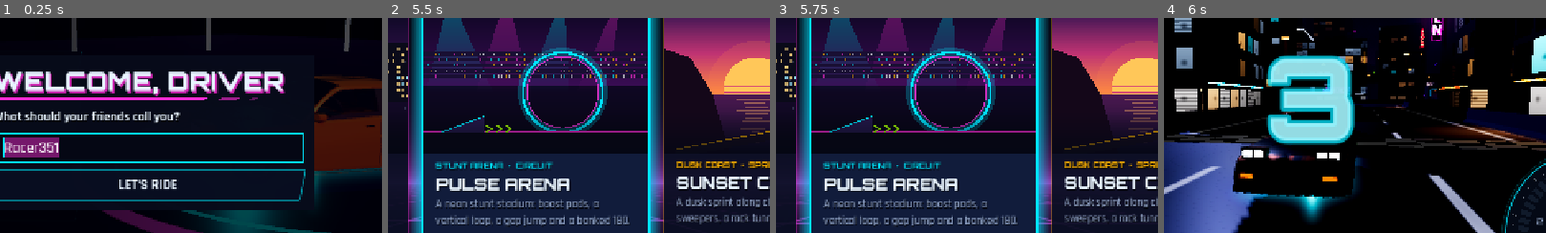
Above: before the commit, frames 1-4 (left to right).
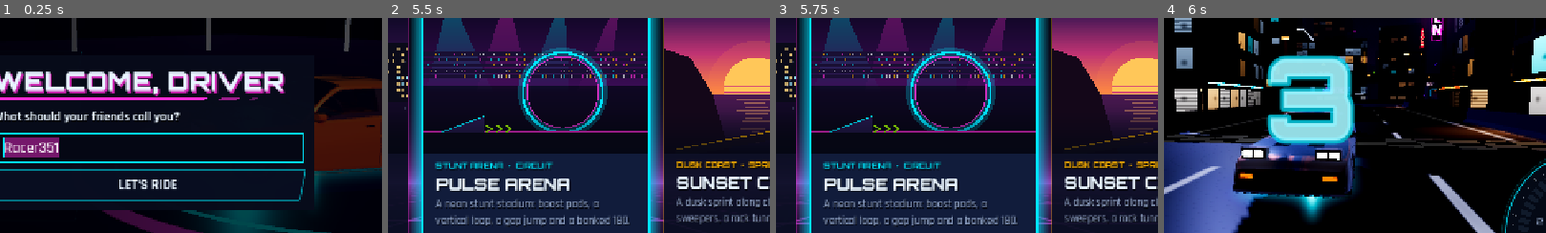
Above: after the commit, the same moments.

Repository: khanhonthetrack/speedfest
Game: Godot game, scene res://ui/main_menu.tscn
Two runs of this game, one before a commit and one after it. Both use one fixed random seed, a clock stepped at 60 frames per second and the inputs below.
Inputs (mouse positions are % of the whole screen's width and height, from its top left):
- Up to frame 1 (0.25 s): no input
- Up to frame 2 (5.5 s): tap Enter at 0.5, 5.1 s; move the mouse to (72, 45) at 0.52 s; hold D (steer_right) 0.53-1.25 s; hold C (camera_cycle) 0.53-1.25 s; click (72, 45) at 0.67 s; drag from (30, 55) to (45, 70) at 1.27 s; move the mouse to (60, 28) at 2.02 s; hold D (steer_right) 2.03-2.75 s; hold Q (look_back) 2.03-2.75 s; drag from (45, 70) to (20, 35) at 2.77 s; move the mouse to (80, 65) at 3.52 s; hold A (steer_left) 3.53-4.25 s; tap N at 3.6 s; drag from (20, 35) to (35, 25) at 4.27 s; move the mouse to (55, 50) at 5.02 s; hold S (brake) from 5.03 s (still down); click (55, 50) at 5.17 s
- Up to frame 3 (5.75 s): keep holding S (brake)
- Up to frame 4 (6 s): release S (brake) at 5.75 s; click (19, 53) at 5.77 s
The pictures show only the part of the screen within x 31-81%, y 23-73%; the shares and areas given below are measured in that part.

Frames 1-3 are identical in both runs. In frame 4, 3.3% of the frame differs, in the area x 18-51%, y 43-84%.

Commit message:
visuals: night rim on car paint so cars read on dark tracks; docs: owner feedback on track style
Co-Authored-By: Claude Opus 5.5 <noreply@anthropic.com>
Claude-Session: https://claude.ai/code/session_01FScTiQ4vwQQ8wktXzQJ6Ey

Diff:
--- a/game/cars/visual/car_visual.gd
+++ b/game/cars/visual/car_visual.gd
@@ -68,6 +68,9 @@
 
 static var _trim_mat: StandardMaterial3D
 static var _chrome_mat: StandardMaterial3D
+## Night readability for every CarVisual built from now on (0 = off). The race scene sets it per
+## track theme (dark city/arena) and resets it on exit, so garage/menu cars are unaffected.
+static var night_rim := 0.0
 
 
 func _init() -> void:
@@ -566,6 +569,7 @@
 
 func _apply_materials() -> void:
 	var g := shape.g
+	_paint_mat.set_shader_parameter("night_rim", night_rim)
 	_paint_mat.set_shader_parameter("paint_color", Color(String(style["paint"])))
 	_paint_mat.set_shader_parameter("accent_color", Color(String(style["accent"])))
 	_paint_mat.set_shader_parameter("finish", maxi(CarDefs.FINISHES.find(String(style["finish"])), 0))
--- a/game/race/race.gd
+++ b/game/race/race.gd
@@ -123,6 +123,8 @@
 	if track.get_parent() == null:
 		add_child(track)
 	checkpoint_count = track.checkpoint_count
+	# Dark themes: give car paint a self-lit rim so cars read at night (see car_paint.gdshader).
+	CarVisual.night_rim = {"city": 1.0, "arena": 0.5}.get(TrackDefs.theme(Game.track_id), 0.0)
 
 	car = Car.create(Profile.get_config())
 	car.name = "LocalCar"
@@ -798,6 +800,7 @@
 
 
 func _exit_tree() -> void:
+	CarVisual.night_rim = 0.0
 	if get_tree() and get_tree().paused:
 		get_tree().paused = false
 
--- a/game/shaders/car_paint.gdshader
+++ b/game/shaders/car_paint.gdshader
@@ -13,6 +13,11 @@
 uniform float half_width = 0.88;
 uniform float belt_y = 0.8;   // ground-space height of the shoulder line
 uniform float sill_y = 0.16;
+// Night readability (set by the race scene for dark themes, 0 elsewhere): a cool self-lit rim on
+// silhouette edges plus a faint "sky" sheen on upward-facing panels, so the body shape reads from the
+// chase camera even where no light reaches the car. No extra lights; works on both renderers.
+uniform float night_rim = 0.0;
+uniform vec3 rim_color : source_color = vec3(0.42, 0.58, 1.0);
 
 varying vec3 lpos;
 varying vec3 lnrm;
@@ -146,6 +151,13 @@
 		rough = 0.22;
 		coat = 1.0;
 	}
+	if (night_rim > 0.0) {
+		vec3 wn = normalize((INV_VIEW_MATRIX * vec4(NORMAL, 0.0)).xyz);
+		float up = clamp(wn.y, 0.0, 1.0);
+		float edge = pow(1.0 - NdotV, 2.2);
+		vec3 sheen = rim_color * (edge * 0.55 + up * 0.10) + base * 0.06;
+		EMISSION = sheen * night_rim;
+	}
 	ALBEDO = base;
 	METALLIC = metal;
 	ROUGHNESS = rough;
--- a/game/tests/integration/perf_probe.gd
+++ b/game/tests/integration/perf_probe.gd
@@ -11,6 +11,8 @@
 	Game.mode = "solo"
 	Game.track_id = String(TestHooks.arg("track", "arena"))
 	Settings.quality = int(TestHooks.arg("quality", Settings.quality))
+	if TestHooks.has_arg("car"):
+		Profile.set_selected_car(String(TestHooks.arg("car", "kaze")))
 	_race = (load(Game.SCENE_RACE) as PackedScene).instantiate()
 	add_child(_race)
 
Not shown, changed: docs/PROGRESS.md
Not shown, changed: docs/TRANSCRIPT.md
Not shown, changed: server/public/index.html
Not shown, changed: server/public/index.pck
